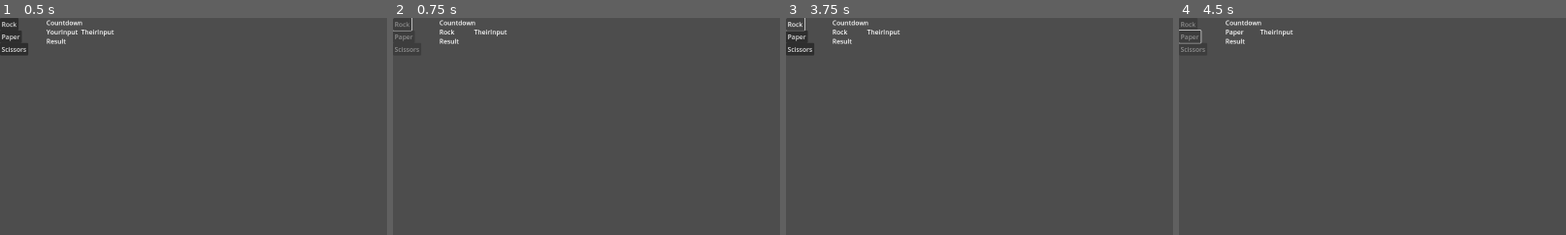
Above: before the commit, frames 1-4 (left to right).
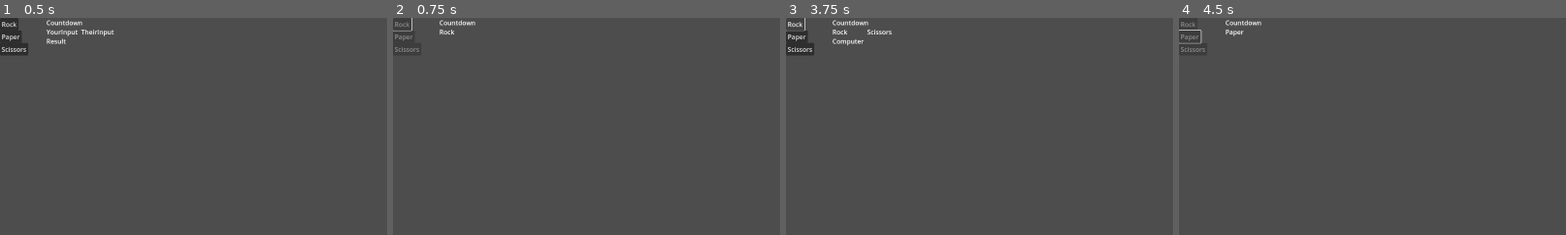
Above: after the commit, the same moments.

Repository: wfay42/corruption-clicker
Game: Godot game, scene res://rock_paper_scissors.tscn
The game is run twice, just before and just after one commit, with the same random seed, the same clock (stepped at 60 frames per second) and the same inputs. The project has no main scene, so this scene is started directly.
Inputs:
- Up to frame 1 (0.5 s): no input
- Up to frame 2 (0.75 s): click "Rock" at 0.5 s
- Up to frame 3 (3.75 s): tap Enter at 1.25, 2.75 s; tap Space at 2, 3.5 s
- Up to frame 4 (4.5 s): click "Paper" at 4.25 s
The pictures show only the part of the screen within x 0-50%, y 0-50%; the shares and areas given below are measured in that part.

Frame 1 is identical in both runs. In frame 2, 0.2% of the frame differs, in the area x 12-30%, y 5-13%; in frame 3, 0.2%; in frame 4, 0.2%.

Commit message:
Added logic to randomly choose computer choice, compete the two together, then display results

Diff:
--- a/gameplay/_rps_controller.gd
+++ b/gameplay/_rps_controller.gd
@@ -4,7 +4,11 @@
 var __timer_duration: float
 
 var __computerChoice: Node
+var __result: Node
+var __playerChoice: String
 var __rps_nodes: Array[Node]
+
+var __computerRng: RandomNumberGenerator
 
 func _ready() -> void:
 	self.__timer_duration = 3.0
@@ -16,11 +20,13 @@
 	# __timer must be added to the tree before it can be started
 	self.add_child(__timer)
 
-	# TODO: Need to figure out how to connect this to the computer's choice,
-	# or solve this by emitting a signal and hooking that up elsewhere
-	self.__computerChoice = self.get_node("Countdown").get_node("YourInput")
+	self.__computerRng = RandomNumberGenerator.new()
+	self.__computerRng.randomize()
 
-	self.__rps_nodes = _get_rps_nodes()
+	self.__computerChoice = self.get_node("Countdown").get_node("TheirInput")
+	self.__result = self.get_node("Countdown").get_node("Result")
+
+	self.__rps_nodes = _get_rps_nodes(self)
 
 	_connect_children(__rps_nodes)
 
@@ -34,25 +40,64 @@
 			rps_node.rps_chosen.connect(yourInput._on_rps_button_rps_chosen)
 			rps_node.rps_chosen.connect(controller._on_rps_chosen)
 
-func _get_rps_nodes() -> Array[Node]:
+func _get_rps_nodes(root: Node) -> Array[Node]:
 	var rps_nodes: Array[Node] = []
 	for rps_nodename in ["Rock", "Paper", "Scissors"]:
-		rps_nodes.append(self.get_node(rps_nodename))
+		rps_nodes.append(root.get_node(rps_nodename))
 
 	return rps_nodes
 
 func _process(_delta: float) -> void:
 	pass
 
-func _on_rps_chosen(_value: String) -> void:
-	if __timer.is_stopped():
-		__timer.start(__timer_duration)
-		disable_rps_buttons(true)
+func _on_rps_chosen(value: String) -> void:
+	""""
+	Called when player chooses Rock, Paper, or Scissors
+	"""
+	if not __timer.is_stopped():
+		return
+
+	disable_rps_buttons(true)
+	__timer.start(__timer_duration)
+	self.__playerChoice = value
+	self.__result.text = ""
+	self.__computerChoice.text = ""
 
 func _on_timer_timeout() -> void:
+	"""
+	Called when countdown timer finishes
+	"""
 	disable_rps_buttons(false)
+	var computerChoice = _decide_computer_choice()
+	__computerChoice.text = computerChoice
+	var winner = _determine_winner(self.__playerChoice, computerChoice)
+	self.__result.text = winner
 
 func disable_rps_buttons(disabled: bool) -> void:
+	"""
+	Enables or disables all RPS buttons
+	"""
 	for rps_node in __rps_nodes:
 		if rps_node is RPSButton:
 			rps_node.disabled = disabled
+
+func _decide_computer_choice() -> String:
+	var choice = self.__computerRng.randi_range(1, 3)
+	print("Choice: %d" % choice)
+	match choice:
+		1:
+			return "Rock"
+		2:
+			return "Paper"
+		_:
+			return "Scissors"
+
+func _determine_winner(player_choice: String, computer_choice: String) -> String:
+	if player_choice == computer_choice:
+		return "Tie"
+	elif (player_choice == "Rock" and computer_choice == "Scissors") or \
+			(player_choice == "Paper" and computer_choice == "Rock") or \
+			(player_choice == "Scissors" and computer_choice == "Paper"):
+		return "Player"
+	else:
+		return "Computer"
